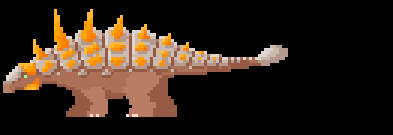
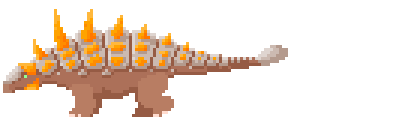
Revision of a layered (393, 135) image; what changed, layer by layer:
hid group "Group 4 copy 2" (11 layers) over [left=3, top=3, right=288, bottom=117]
showed group "Group 4 copy 3" (13 layers) over [left=3, top=3, right=288, bottom=117]
hid group "Group 4" (13 layers) over [left=3, top=3, right=288, bottom=117]
painted on "Layer 61 copy" over [left=24, top=72, right=165, bottom=117]
hid "Layer 0" over [left=0, top=0, right=393, bottom=135]
